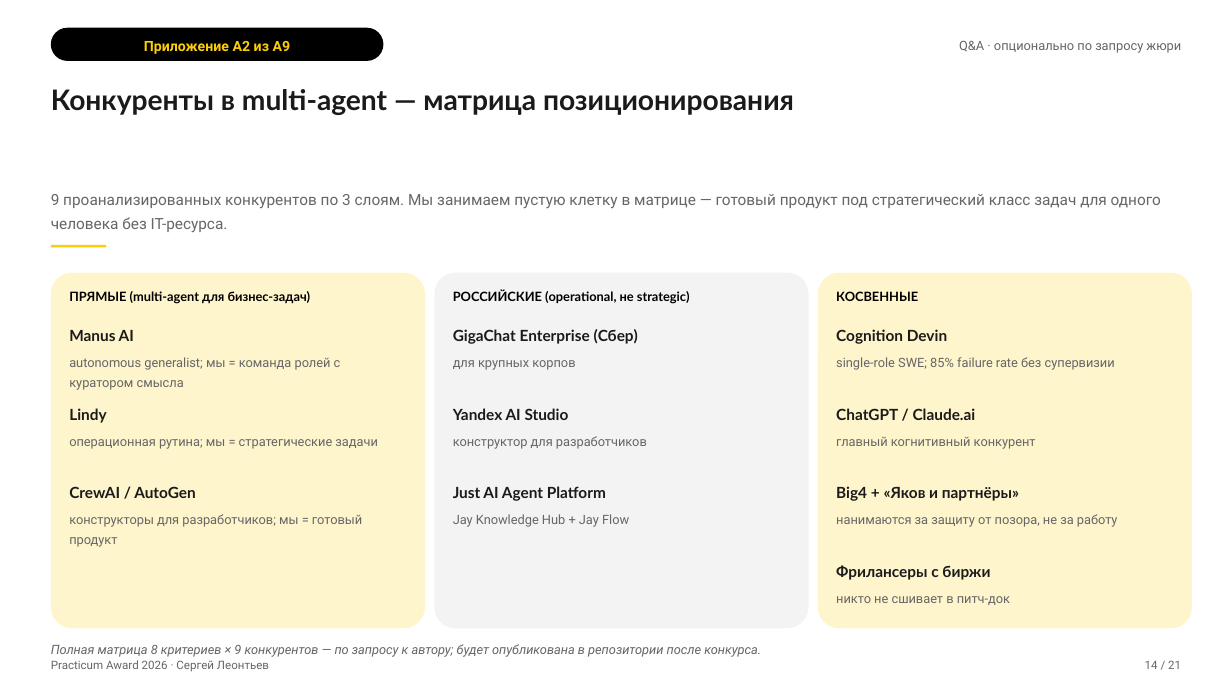
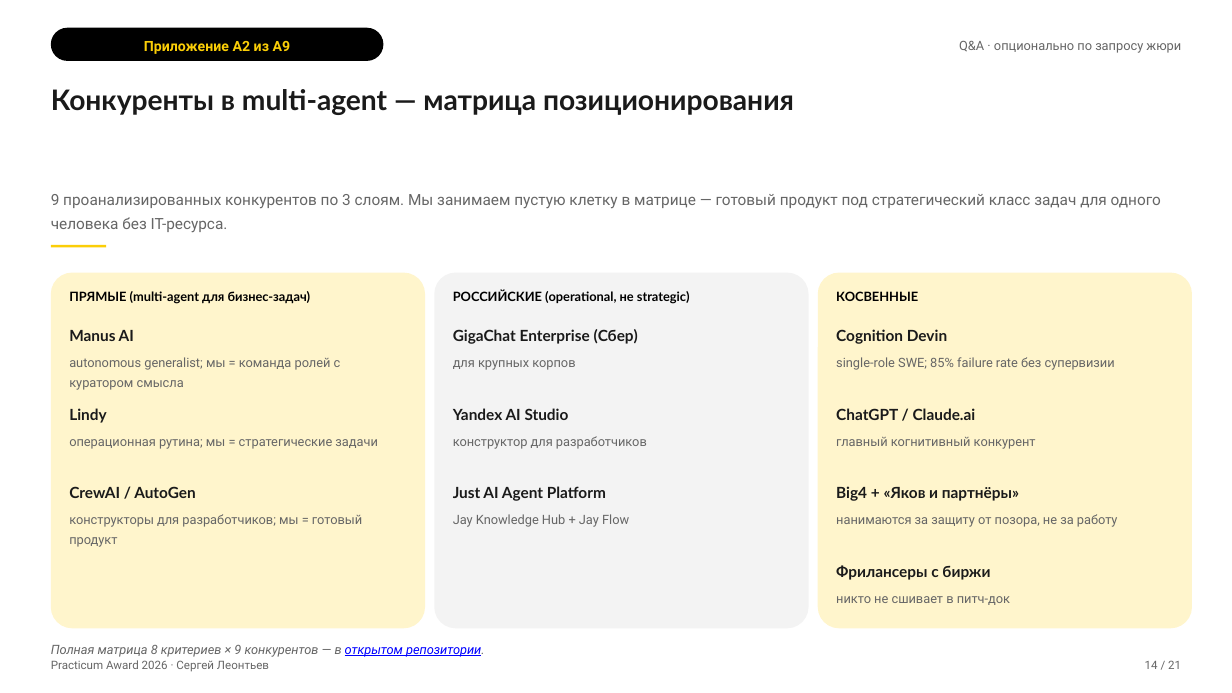
Before and after one commit to Suprrllys/case-team, a slide deck: slide 14 of presentation/practicum-award-2026-case-team.pptx. Drawn at 1232x693 pixels with LibreOffice and Linux fonts; fonts in the diff are those of the drawing. Boxes give left, top, right and bottom in pixels: in the first picture for what was removed or moved away, otherwise in the second. Text is boxed around its words. In the diff, an @@ line names an element or a change of style, - is before the commit and + after.

```diff
--- a/presentation/practicum-award-2026-case-team.pptx
+++ b/presentation/practicum-award-2026-case-team.pptx
@@ text at (x1=51, y1=645, x2=485, y2=657): text changed @@
-Полная матрица 8 критериев × 9 конкурентов — по запросу к автору; будет опубликована в репозитории после конкурса.
+Полная матрица 8 критериев × 9 конкурентов — в открытом репозитории.
```
Also in this commit, not shown: 7 other slides changed, 2 other files.
